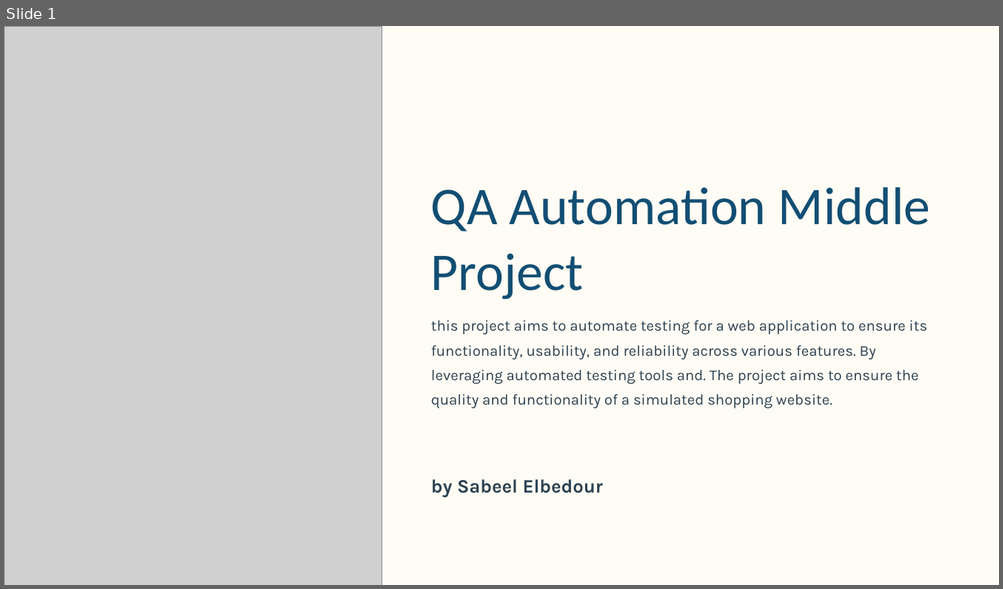
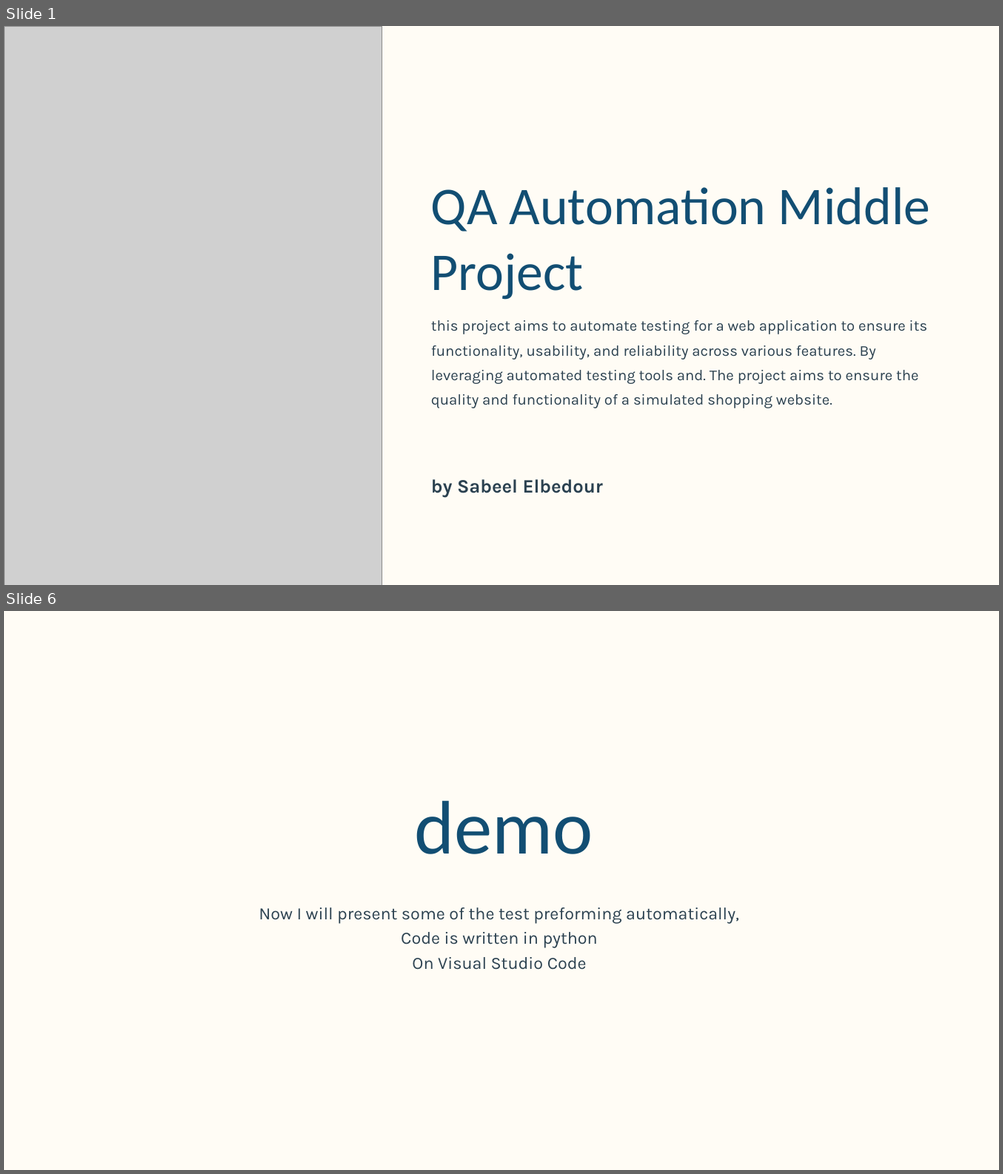
Before and after one commit to sabeel-el/QA_Automation_middle_project, a slide deck: QA-Automation-Middle-Project.pptx. Shown one above the other, each under a label of ours: slide 1 before the commit, slides 1 and 6 after it; the slides between them are not shown. The pictures are 1003x589 and 1003x1174 pixels, drawn with LibreOffice and Linux fonts; fonts in the diff are those of the drawing; grey boxes stand for pictures; background and template pictures are left out. Boxes give left, top, right and bottom in pixels: in the first picture for what was removed or moved away, otherwise in the second. Text is boxed around its words. In the diff, an @@ line names an element or a change of style, - is before the commit and + after.

```diff
--- a/QA-Automation-Middle-Project.pptx
+++ b/QA-Automation-Middle-Project.pptx
@@ slide 6 added at box(4, 611, 999, 1170), background #000000; not listed: 1 template element that a slide beside it also shows @@
@@ text added at box(415, 800, 593, 854), 88 pt, text #124E73 @@
+demo
@@ text added at box(259, 908, 739, 970), 20 pt, text #2B4150 @@
+Now I will present some of the test preforming automatically,
+Code is written in python
+On Visual Studio Code
```
Also in this commit, not shown: 4 slides changed, 2 other slides added, 1 slide removed.
